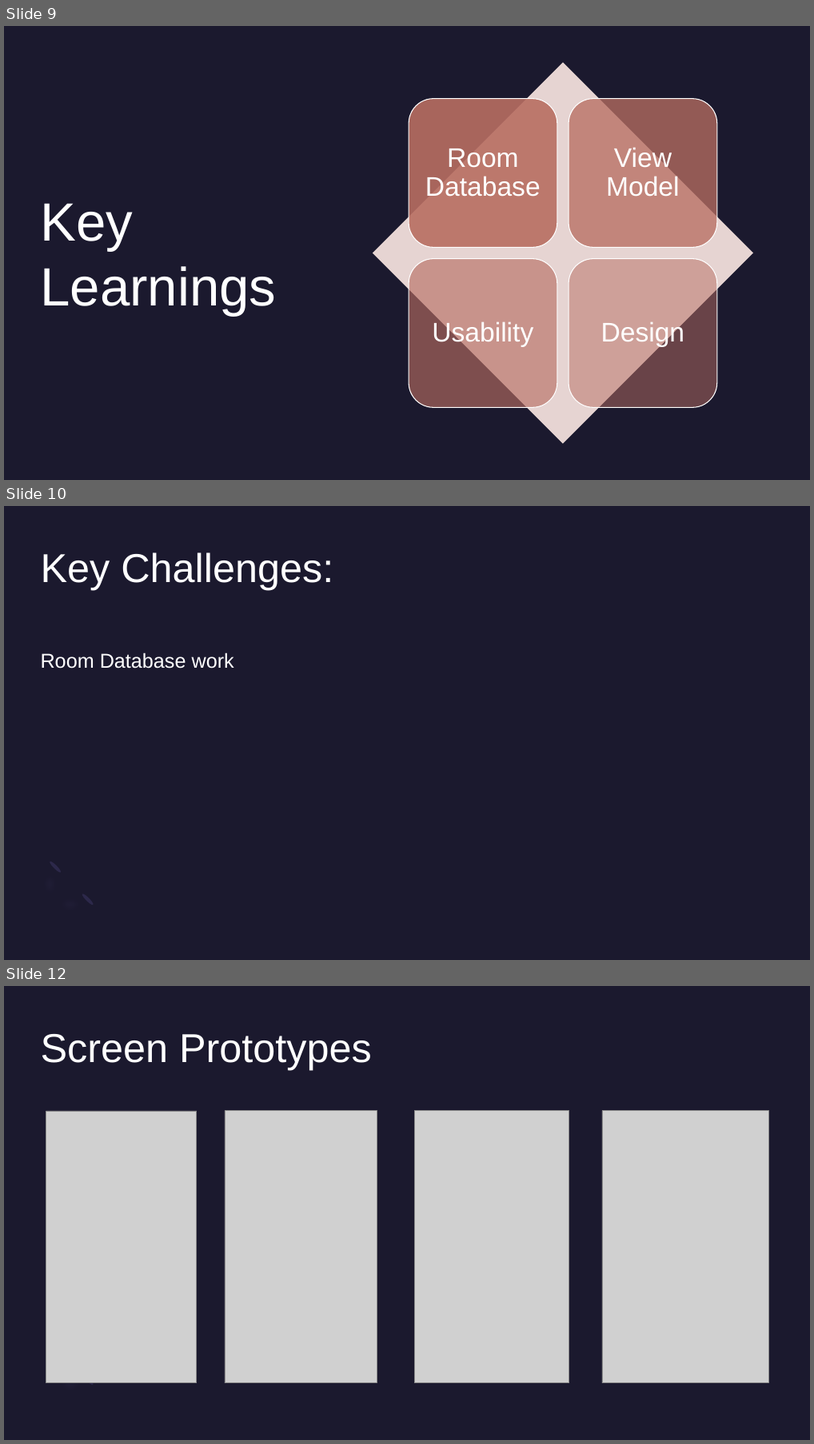
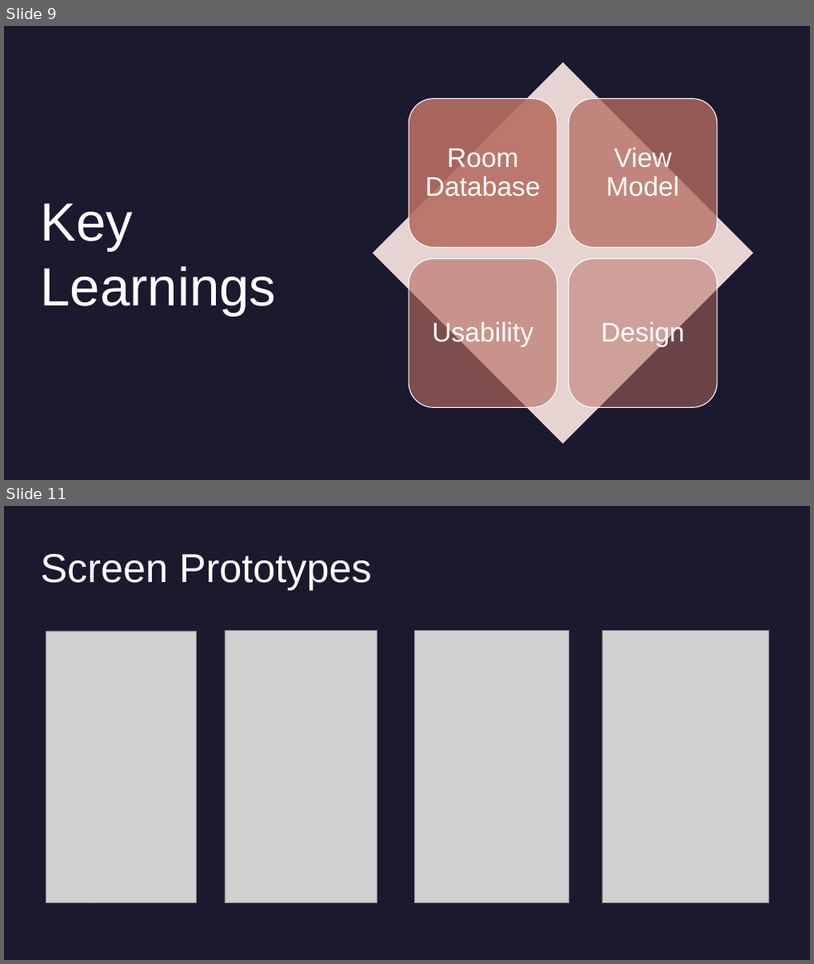
Before and after one commit to El-Nico/joint-oroject-takeaway-app-18630-20630, a slide deck: joint-project-takeaway-app-18630-20630.pptx. Shown one above the other, each under a label of ours: slides 9, 10 and 12 before the commit, slides 9 and 11 after it; the slides between them are not shown. The pictures are 814x1444 and 814x964 pixels, drawn with LibreOffice and Linux fonts; fonts in the diff are those of the drawing; grey boxes stand for pictures. Boxes give left, top, right and bottom in pixels: in the first picture for what was removed or moved away, otherwise in the second. Text is boxed around its words. In the diff, an @@ line names an element or a change of style, - is before the commit and + after.

```diff
--- a/joint-project-takeaway-app-18630-20630.pptx
+++ b/joint-project-takeaway-app-18630-20630.pptx
@@ slide 10 removed at box(4, 506, 810, 960), background #1B192E; not listed: 2 template elements that a slide beside it also shows @@
@@ title removed at box(41, 552, 334, 590) @@
-Key Challenges:
@@ text removed at box(41, 652, 234, 668) @@
-Room Database work
@@ ellipse removed at box(49, 860, 62, 873) @@
@@ what was slide 12 is now slide 11 @@
```
Also in this commit, not shown: 2 slides changed.
